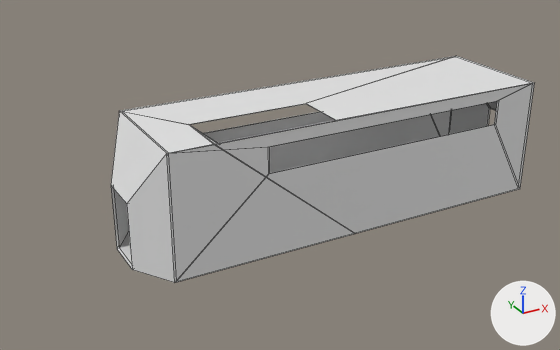
Renders of the Blender file Assets/Models/train_stairpassenger.blend from each side of a commit.
One viewpoint serves both versions: a 50 mm camera at (-17.3, -25.7, 14.9) aimed at (-3.1, 0.2, 2.0). Lighting does not change. The marker at lower right points along +X, +Y and +Z. Mesh edges are drawn as thin lines.
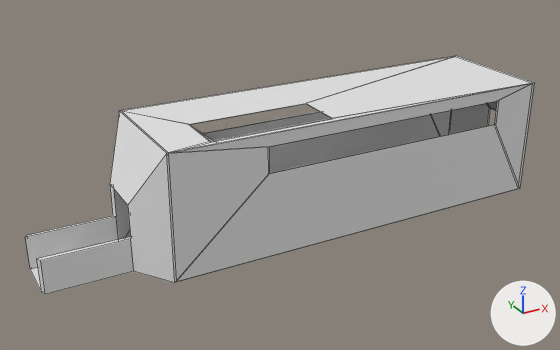
Location of each change, [x1, y1, x2, y2] in pixels of the pictures (560 x 350 px):
'Cube', reshaped (20% wider): before [111, 56, 534, 282]; after [25, 56, 534, 294]

What the commit changed:
me_cube is used by ob_cube; location (0.0, 0.0, 0.0).
me_cube had 60 vertices, 62 faces and spanned x -10.0..9.0, y -2.5..2.5, z 0.0..5.1.
me_cube now has 72 vertices, 69 faces and spans x -13.3..9.0, y -2.5..2.5, z 0.0..5.1.
Part 1, on me_cube:
2 vertices are removed from x -10.0, y -0.9..0.9, z 0.0.
8 faces are deleted.
6 vertices in x -7.2..-1.0, y -2.5, z 0.0..5.1 move by (0.0, 0.3, 0.0).
2 vertices move from x -10.0, y -0.9..0.9, z 2.8 to x -10.0, y -1.1..1.1, z 2.8.
14 vertices are added at x -13.3..-9.9, y -1.1..1.1, z 0.0..1.4.
15 new faces join them.
